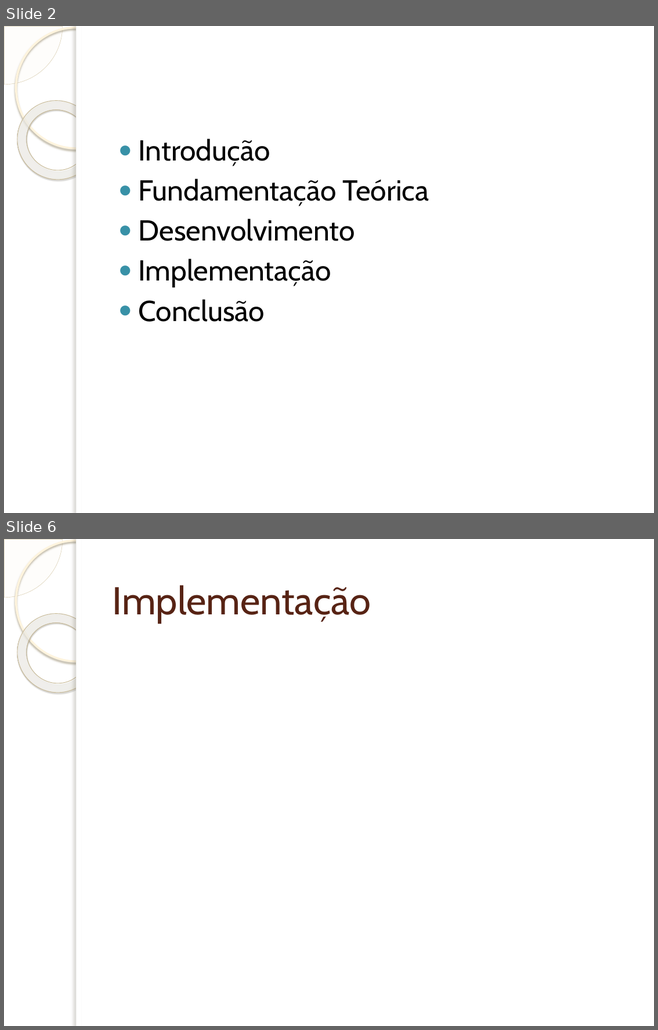
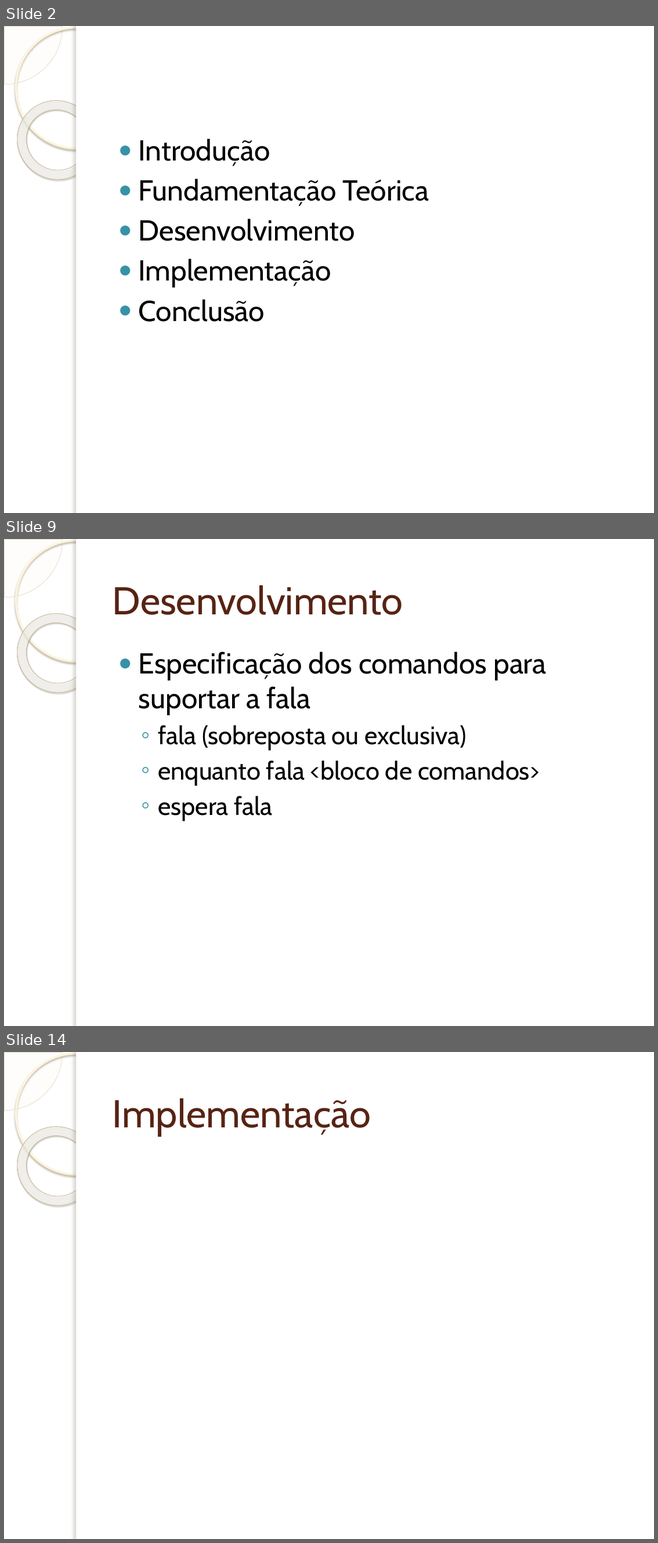
Before and after one commit to wendeldavid/soundwave, a slide deck: docs/tcc/Implementação de Suporta à Programação e Interpretação da.pptx. Shown one above the other, each under a label of ours: slides 2 and 6 before the commit, slides 2, 9 and 14 after it; the slides between them are not shown. The pictures are 658x1030 and 658x1543 pixels, drawn with LibreOffice and Linux fonts; fonts in the diff are those of the drawing; background and template pictures are left out. Boxes give left, top, right and bottom in pixels: in the first picture for what was removed or moved away, otherwise in the second. Text is boxed around its words. In the diff, an @@ line names an element or a change of style, - is before the commit and + after.

```diff
--- a/docs/tcc/Implementação de Suporta à Programação e Interpretação da.pptx
+++ b/docs/tcc/Implementação de Suporta à Programação e Interpretação da.pptx
@@ slide 9 added at [4,539,654,1026], background picture (left out); not listed: 5 template elements that a slide beside it also shows @@
@@ title added at [112,585,403,615], 43 pt, text #572314 @@
+Desenvolvimento
@@ text added at [139,652,546,821], 28 pt, text #000000 @@
+● Especificação dos comandos para suportar a fala
+  ◦ fala (sobreposta ou exclusiva)
+  ◦ enquanto fala <bloco de comandos>
+  ◦ espera fala
@@ what was slide 6 is now slide 14 @@
```
Also in this commit, not shown: 3 slides changed, 8 other slides added, 1 slide removed.
